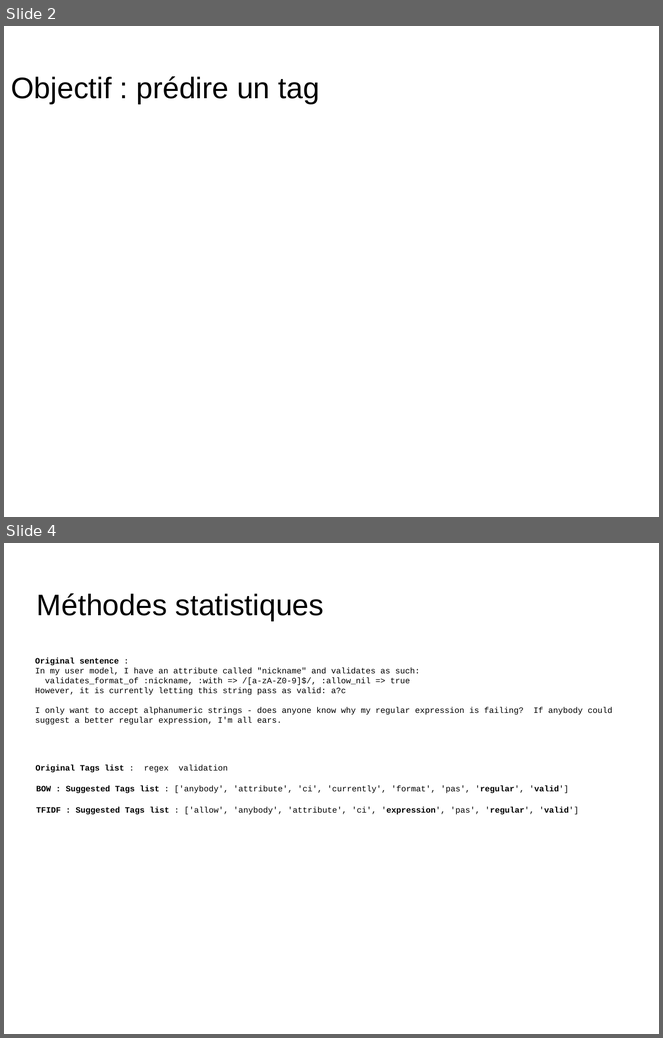
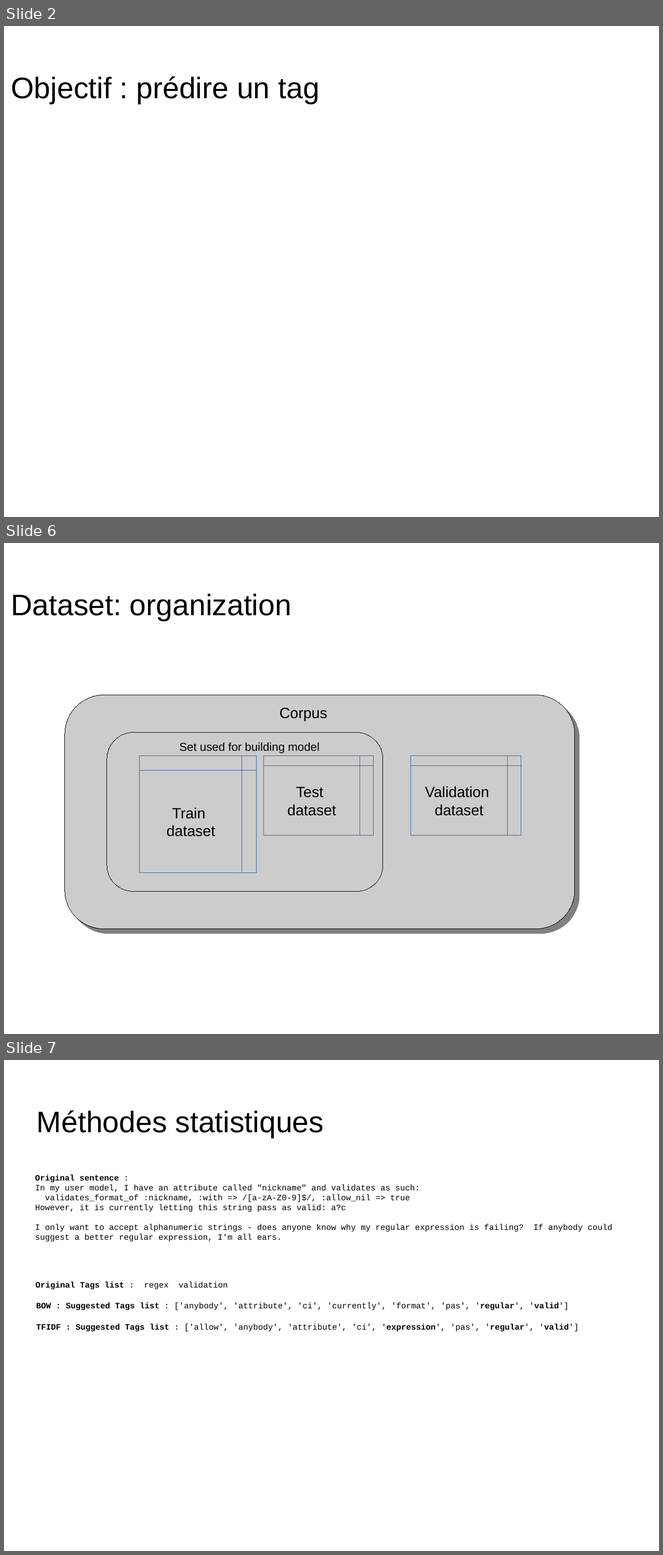
Before and after one commit to dataforcast/OC_Datascientist, a slide deck: P6/report/Openclassrooms_ParcoursDatascientist_P6-V1.odp. Shown one above the other, each under a label of ours: slides 2 and 4 before the commit, slides 2, 6 and 7 after it; the slides between them are not shown. The pictures are 663x1038 and 663x1555 pixels, drawn with LibreOffice and Linux fonts; fonts in the diff are those of the drawing; background and template pictures are left out. Boxes give left, top, right and bottom in pixels: in the first picture for what was removed or moved away, otherwise in the second. Text is boxed around its words. In the diff, an @@ line names an element or a change of style, - is before the commit and + after.

Commit message:
Data analysis : reworked; plot of Tags and standardized words from train dataset; rework of activity 2

```diff
--- a/P6/report/Openclassrooms_ParcoursDatascientist_P6-V1.odp
+++ b/P6/report/Openclassrooms_ParcoursDatascientist_P6-V1.odp
@@ slide 6 added at box(4, 543, 659, 1034), background picture (left out) @@
@@ title added at box(11, 593, 292, 621), 36 pt, text #000000 @@
+Dataset: organization
@@ text added at box(280, 708, 327, 721), 18 pt, text #000000 @@
+Corpus
@@ text added at box(179, 743, 320, 754), 14 pt, text #000000 @@
+Set used for building model
@@ group added at box(65, 695, 575, 929): 3 flow chart internal storages, 2 rounded rectangles @@
+Train
+dataset
+Test
+dataset
+Validation
+dataset
@@ what was slide 4 is now slide 7 @@
```
Also in this commit, not shown: 3 slides changed, 3 other slides added, 9 other files.
